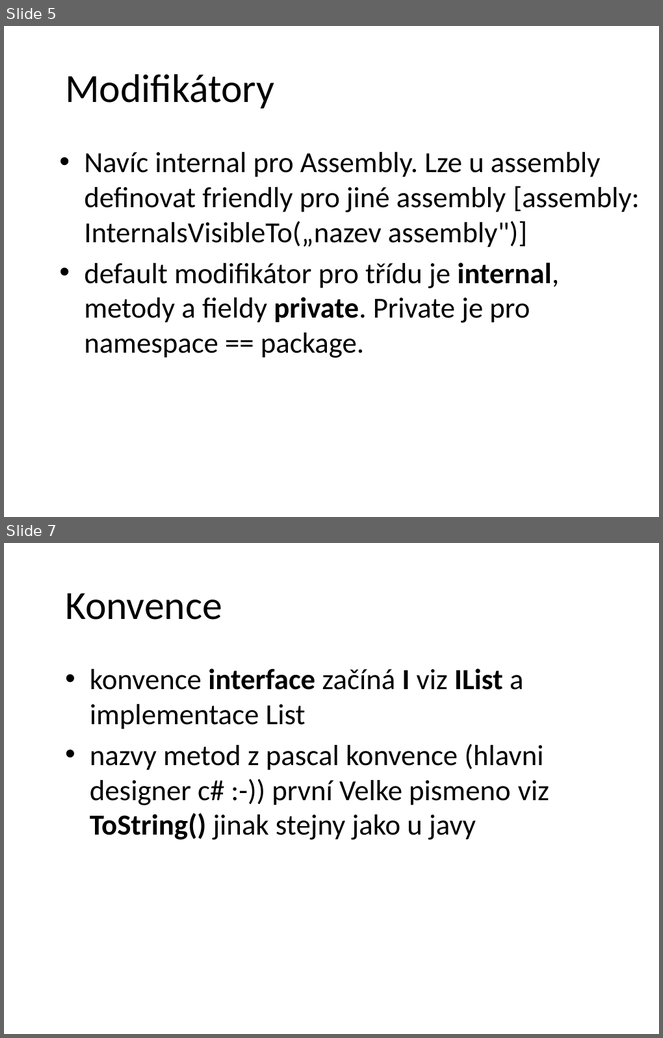
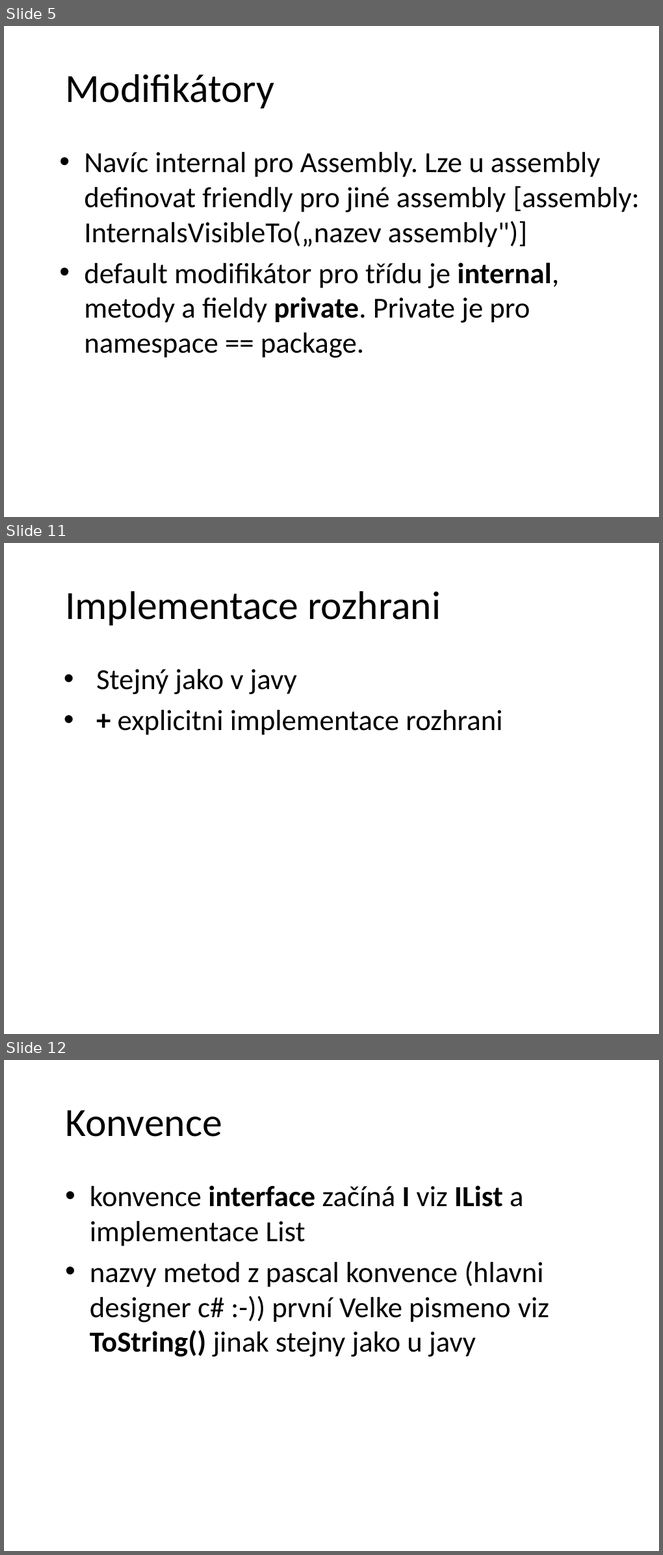
Before and after one commit to petrbalat/Skoleni-Csharp-NET, a slide deck: prezentace.pptx. Shown one above the other, each under a label of ours: slides 5 and 7 before the commit, slides 5, 11 and 12 after it; the slides between them are not shown. The pictures are 663x1038 and 663x1555 pixels, drawn with LibreOffice and Linux fonts; fonts in the diff are those of the drawing; background and template pictures are left out. Boxes give left, top, right and bottom in pixels: in the first picture for what was removed or moved away, otherwise in the second. Text is boxed around its words. In the diff, an @@ line names an element or a change of style, - is before the commit and + after.

```diff
--- a/prezentace.pptx
+++ b/prezentace.pptx
@@ slide 11 added at box(4, 543, 659, 1034), background picture (left out) @@
@@ title added at box(65, 591, 441, 626), 44 pt, text #000000 @@
+Implementace rozhrani
@@ text added at box(96, 669, 503, 735), 32 pt, text #000000 @@
+• Stejný jako v javy
+• + explicitni implementace rozhrani
@@ what was slide 7 is now slide 12 @@
```
Also in this commit, not shown: 2 slides changed, 4 other slides added, 1 other file.
